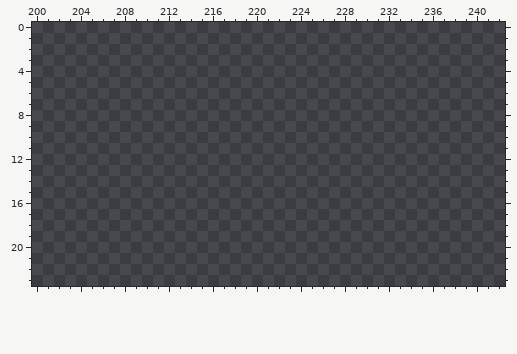
Edited in one commit: pixel-art file (art/sprites.aseprite). The picture above is the old version.
416x272 pixels, 1 frame. Pixels under 10% opacity are left out. Colours within 5 levels of each other are drawn and written as one. Shown: x 200..242, y 0..23.
Visible layers, top first: "Tilemap", "Layer 1", "Base".
Palette (. is transparent): 
After the commit:
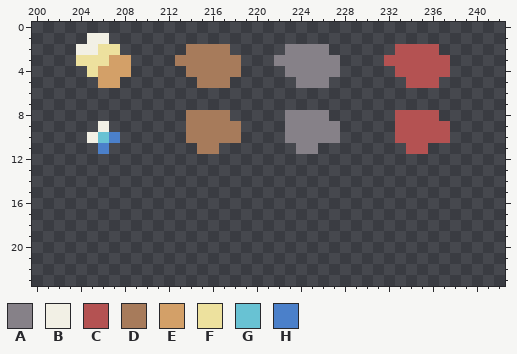
Colours new in this view: A #868188  B #f2f0e5  C #b45252  D #a77b5b  E #d3a068  F #ede19e  G #68c2d3  H #4b80ca
Change:
Changed rows in their new state; - is an unchanged pixel.
Layers "Layer 1", "Base":
first column x 204:
 1 -BB-------------------------------
 2 BBFF------DDDD-----AAAA------CCCC-
 3 FFFEE----DDDDDD---AAAAAA----CCCCCC
 4 -FEEE-----DDDDD----AAAAA-----CCCCC
 5 --EE-------DDD------AAA-------CCC-
 8 ----------DDDD-----AAAA------CCCC-
 9 --B-------DDDDD----AAAAA-----CCCCC
10 -BGH------DDDDD----AAAAA-----CCCCC
11 --H--------DD-------AA--------CC--
